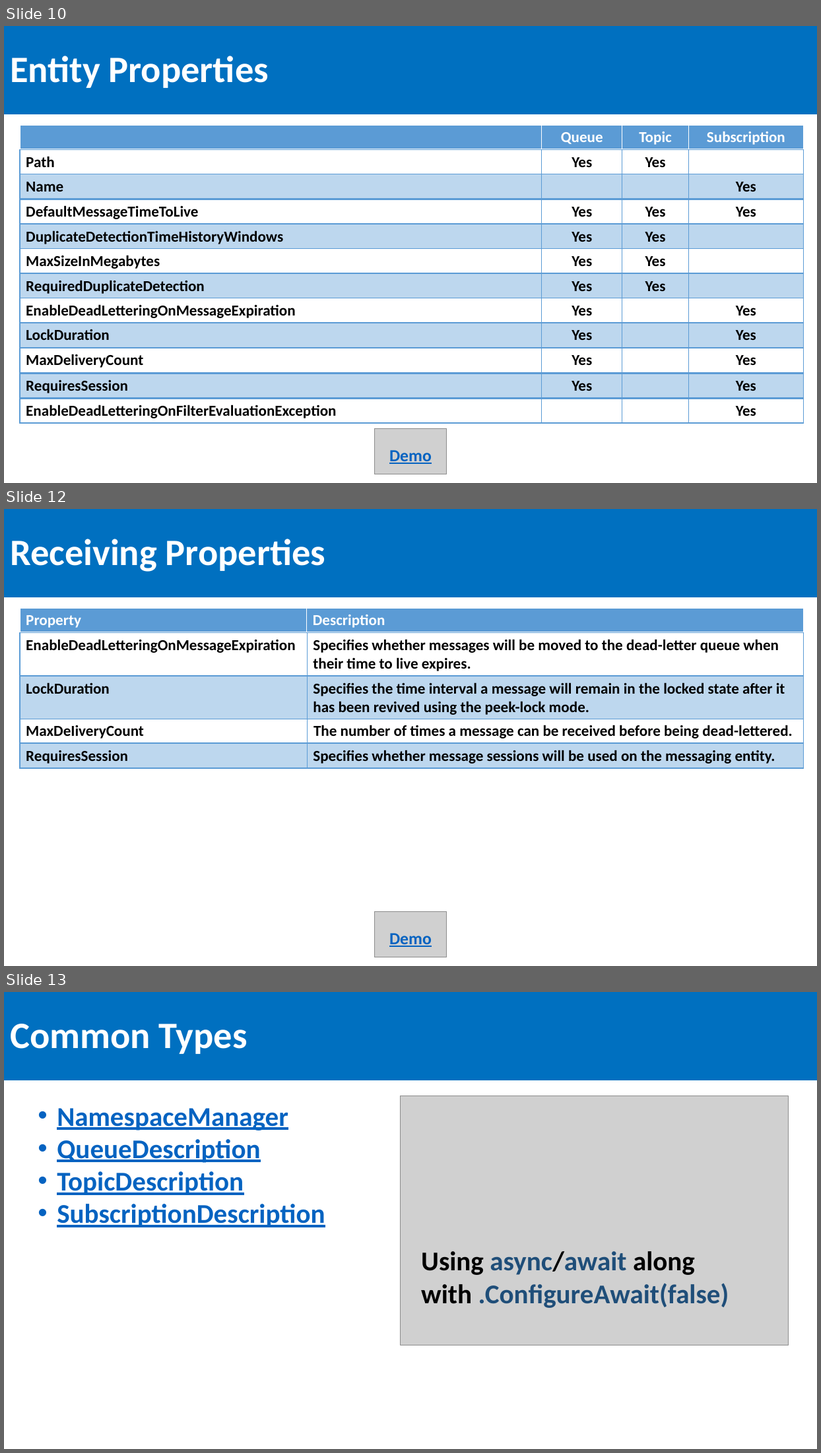
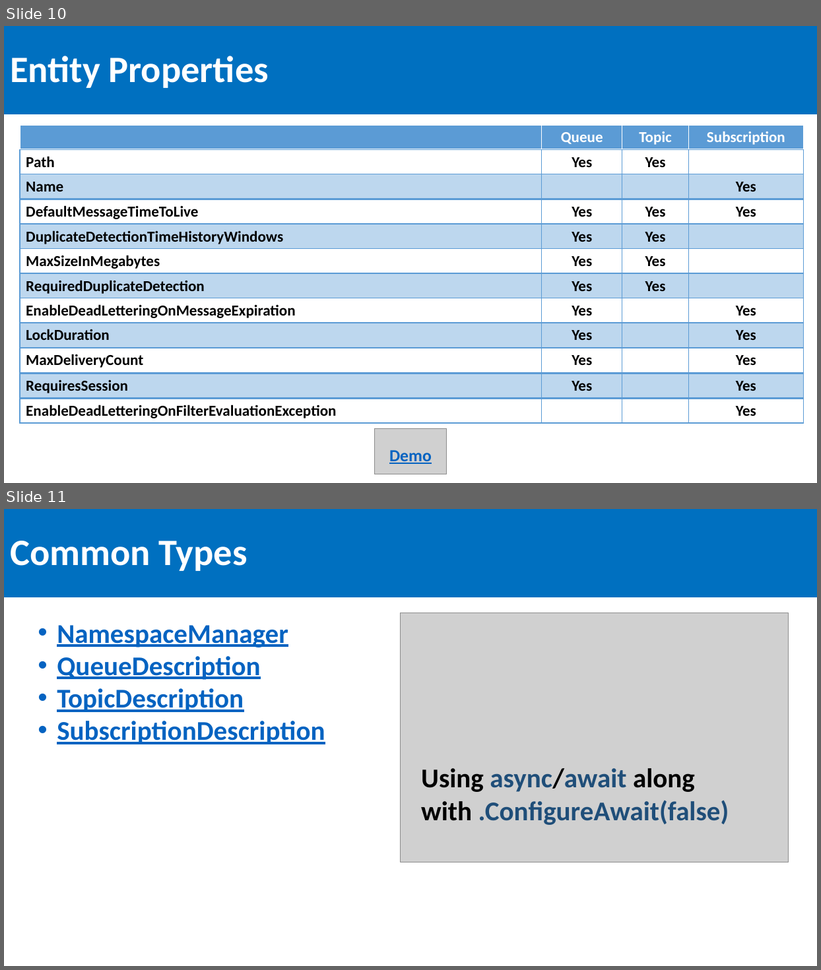
Before and after one commit to SeanFeldman/ASB-DotNet-YYC, a slide deck: Azure Service Bus Calgary .NET usergroup 2016-03-24.pptx. Shown one above the other, each under a label of ours: slides 10, 12 and 13 before the commit, slides 10 and 11 after it; the slides between them are not shown. The pictures are 821x1453 and 821x970 pixels, drawn with LibreOffice and Linux fonts; fonts in the diff are those of the drawing; grey boxes stand for pictures. Boxes give left, top, right and bottom in pixels: in the first picture for what was removed or moved away, otherwise in the second. Text is boxed around its words. In the diff, an @@ line names an element or a change of style, - is before the commit and + after.

```diff
--- a/Azure Service Bus Calgary .NET usergroup 2016-03-24.pptx
+++ b/Azure Service Bus Calgary .NET usergroup 2016-03-24.pptx
@@ slide 12 removed at (x1=4, y1=509, x2=817, y2=966), background #FFFFFF @@
@@ title removed at (x1=4, y1=509, x2=817, y2=597) @@
-Receiving Properties
@@ table removed at (x1=20, y1=609, x2=804, y2=634), 1 rows, 2 columns @@
-Property | Description
@@ table removed at (x1=20, y1=633, x2=804, y2=675), 1 rows, 2 columns @@
-EnableDeadLetteringOnMessageExpiration | Specifies whether messages will be moved to the dead-letter queue when their time to live expires.
@@ table removed at (x1=20, y1=676, x2=804, y2=719), 1 rows, 2 columns @@
-LockDuration | Specifies the time interval a message will remain in the locked state after it has been revived using the peek-lock mode.
@@ table removed at (x1=20, y1=719, x2=805, y2=744), 1 rows, 2 columns @@
-MaxDeIiveryCount | The number of times a message can be received before being dead-lettered.
@@ table removed at (x1=20, y1=744, x2=804, y2=769), 1 rows, 2 columns @@
-RequiresSession | Specifies whether message sessions will be used on the messaging entity.
@@ picture removed at (x1=374, y1=912, x2=447, y2=958) @@
@@ text removed at (x1=389, y1=933, x2=432, y2=947) @@
-Demo
@@ what was slide 13 is now slide 11 @@
```
Also in this commit, not shown: 2 slides changed, 1 other slide removed.
